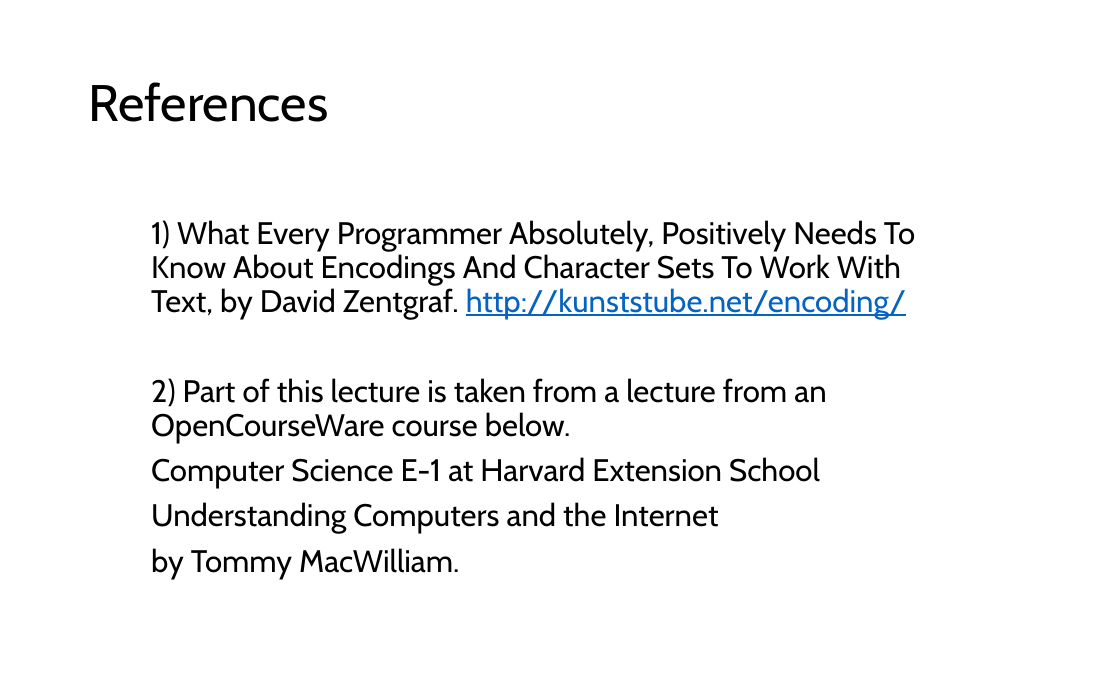
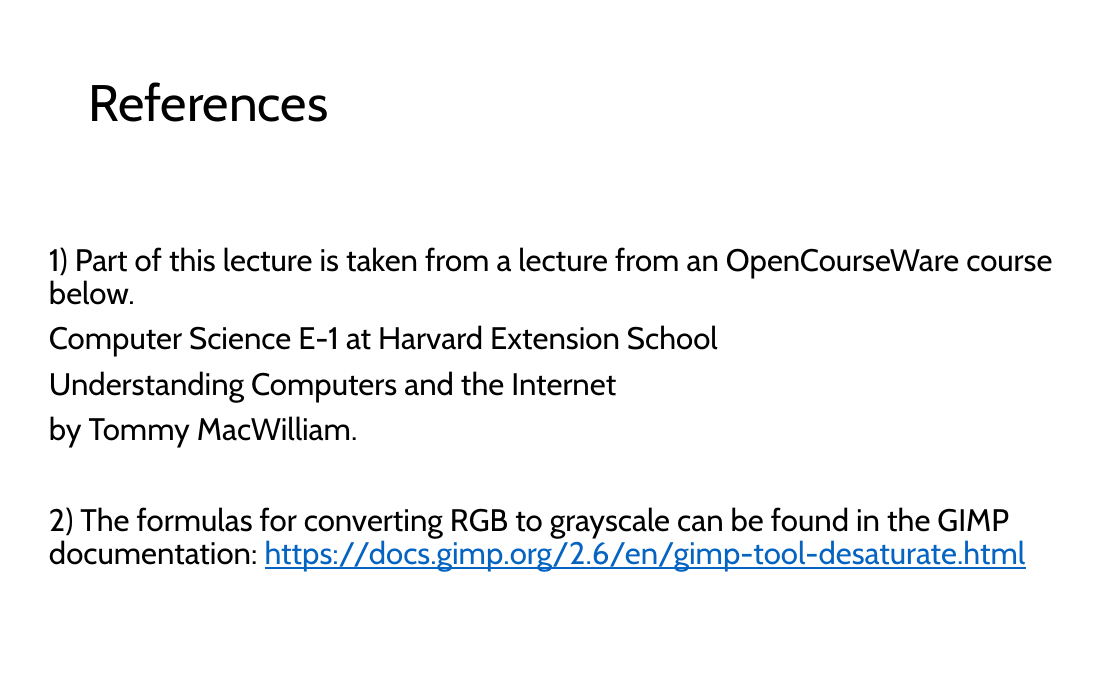
Before and after one commit to LongBaoNguyen/longbaonguyen.github.io, a slide deck: slide 30 of courses/apcsp/lect14.pptx (slide 4 before the commit). Drawn at 1120x700 pixels with LibreOffice and Linux fonts; fonts in the diff are those of the drawing. Boxes give left, top, right and bottom in pixels: in the first picture for what was removed or moved away, otherwise in the second. Text is boxed around its words. In the diff, an @@ line names an element or a change of style, - is before the commit and + after.

```diff
--- a/courses/apcsp/lect14.pptx
+++ b/courses/apcsp/lect14.pptx
@@ text "1) Part of this lecture ...": place and size @@
-text "1) Part of this lecture ..." at bbox=[151, 220, 915, 579]
+text "1) Part of this lecture ..." at bbox=[49, 247, 1052, 572]
@@ text at bbox=[49, 247, 1052, 305]: text changed @@
-1) What Every Programmer Absolutely, Positively Needs To Know About Encodings And Character Sets To Work With Text, by David Zentgraf. http://kunststube.net/encoding/
-2) Part of this lecture is taken from a lecture from an OpenCourseWare course below.
+1) Part of this lecture is taken from a lecture from an OpenCourseWare course below.
@@ text at bbox=[49, 507, 1026, 572]: paragraph added @@
+2) The formulas for converting RGB to grayscale can be found in the GIMP documentation: https://docs.gimp.org/2.6/en/gimp-tool-desaturate.html
```
Also in this commit, not shown: 2 other slides changed, 27 slides added, 1 slide removed, 12 other files.
